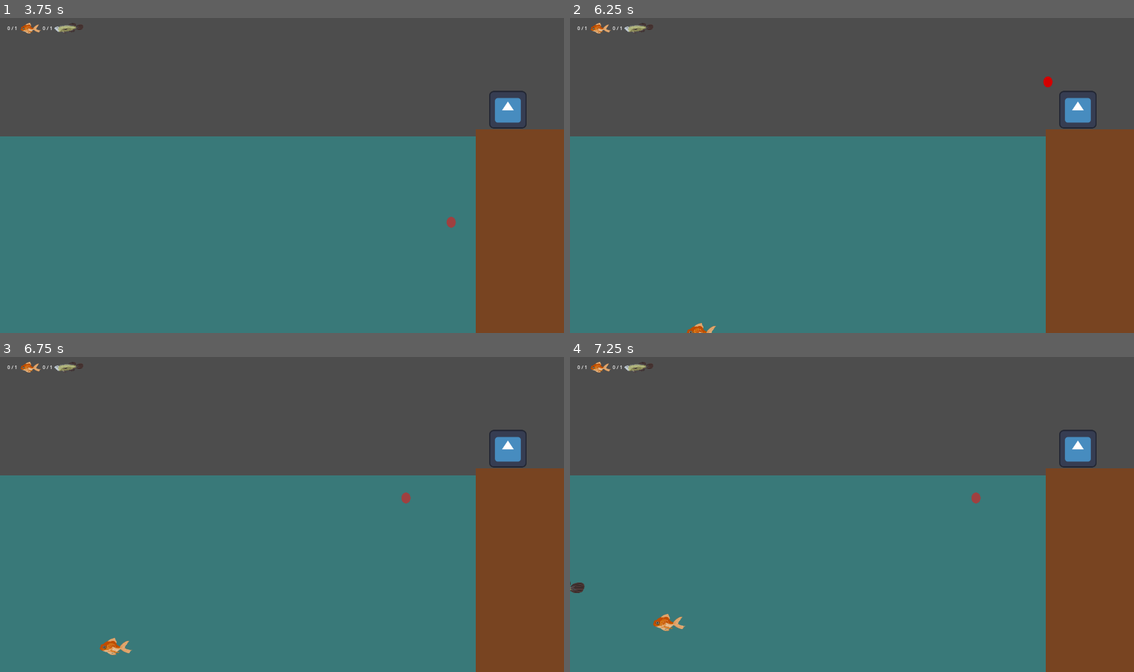
Above: before the commit, frames 1-4 (two rows, left to right).
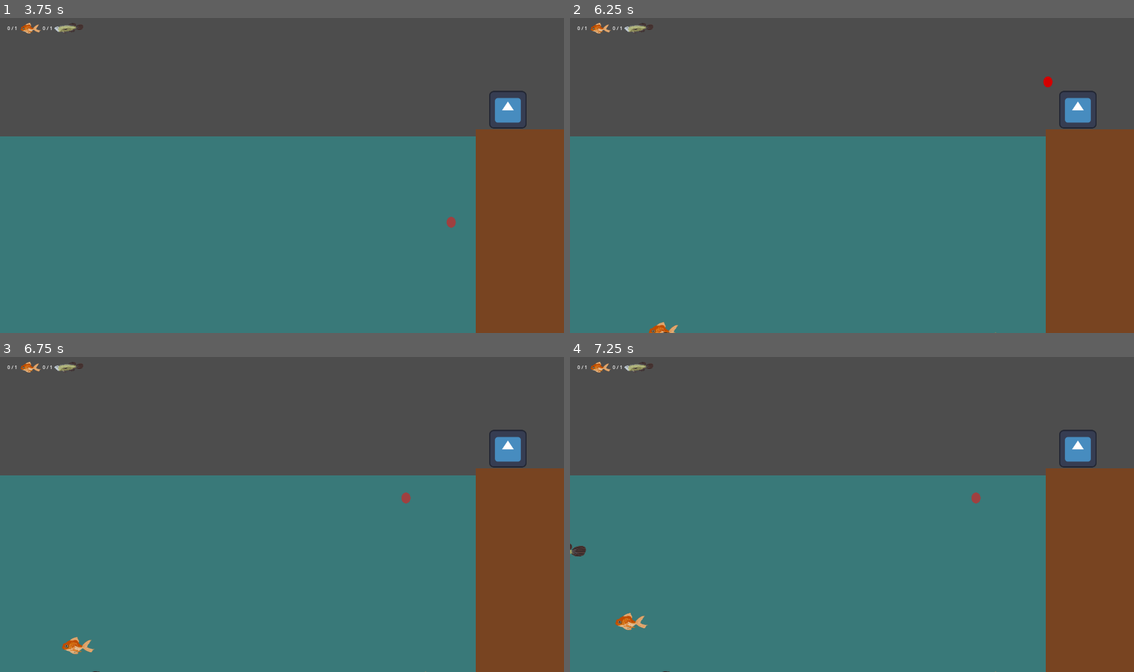
Above: after the commit, the same moments.

Repository: RajwolChapagain/Fishing-Mini-Game
Game: Godot game, scene res://main.tscn
The game is run twice, just before and just after one commit, with the same random seed, the same clock (stepped at 60 frames per second) and the same inputs. The engine's default icon, where the game draws it, is replaced by a stand-in: a white triangle on a blue panel in a dark square.
Inputs (mouse positions are in pixels of both pictures, inside the frame that each line leads up to):
- Up to frame 1 (3.75 s): tap Enter at 0.5, 2, 3.5 s; move the mouse to (406, 159) at 0.52 s; press the mouse at (406, 159) at 0.53 s; tap Space at 1.25, 2.75 s; move the mouse to (169, 191) at 1.27 s; release the mouse at (169, 191) at 1.28 s; click (169, 191) at 1.35 s; move the mouse to (338, 106) at 2.02 s; press the mouse at (338, 106) at 2.03 s; move the mouse to (253, 238) at 2.77 s; release the mouse at (253, 238) at 2.78 s; click (253, 238) at 2.85 s; move the mouse to (451, 222) at 3.52 s; press the mouse at (451, 222) at 3.53 s
- Up to frame 2 (6.25 s): tap Space at 4.25 s; move the mouse to (682, 128) at 4.27 s; release the mouse at (682, 128) at 4.28 s; click (682, 128) at 4.35 s; move the mouse to (880, 175) at 5.02 s; press the mouse at (880, 175) at 5.03 s; move the mouse to (767, 96) at 5.77 s; release the mouse at (767, 96) at 5.78 s; click (767, 96) at 5.85 s
- Up to frame 3 (6.75 s): move the mouse to (406, 498) at 6.52 s; press the mouse at (406, 498) at 6.53 s
- Up to frame 4 (7.25 s): no input

Frame 1 is identical in both runs. In frame 2, 0.2% of the frame differs, in the area x 14-76%, y 96-100%; in frame 3, 0.3%; in frame 4, 0.5%, in the area x 0-76%, y 59-100%.

Commit message:
Impove spawner path

Diff:
--- a/spawner.tscn
+++ b/spawner.tscn
@@ -4,7 +4,7 @@
 
 [sub_resource type="Curve2D" id="Curve2D_pp1gp"]
 _data = {
-"points": PackedVector2Array(0, 0, 0, 0, 1927, 1121, 0, 0, 0, 0, -45, 1112, 0, 0, 0, 0, -46, 572)
+"points": PackedVector2Array(0, 0, 0, 0, 1613.72, 1109.66, 0, 0, 0, 0, -45, 1112, 0, 0, 0, 0, -46, 572)
 }
 point_count = 3
 
@@ -13,10 +13,12 @@
 script = ExtResource("1_sdhx6")
 
 [node name="Path2D" type="Path2D" parent="."]
+position = Vector2(4.86917, -315.067)
+scale = Vector2(0.997156, 1.28333)
 curve = SubResource("Curve2D_pp1gp")
 
 [node name="PathFollow2D" type="PathFollow2D" parent="Path2D"]
-position = Vector2(1927, 1121)
-rotation = -3.13703
+position = Vector2(1613.72, 1109.66)
+rotation = 3.14018
 
 [connection signal="timeout" from="." to="." method="_on_timeout"]
